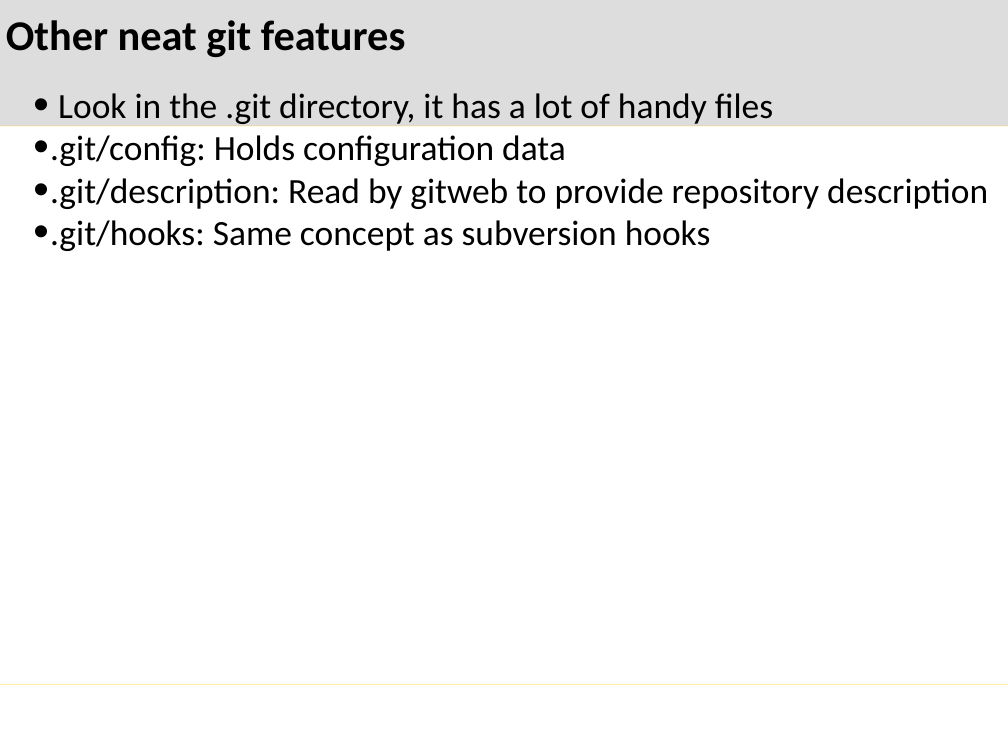
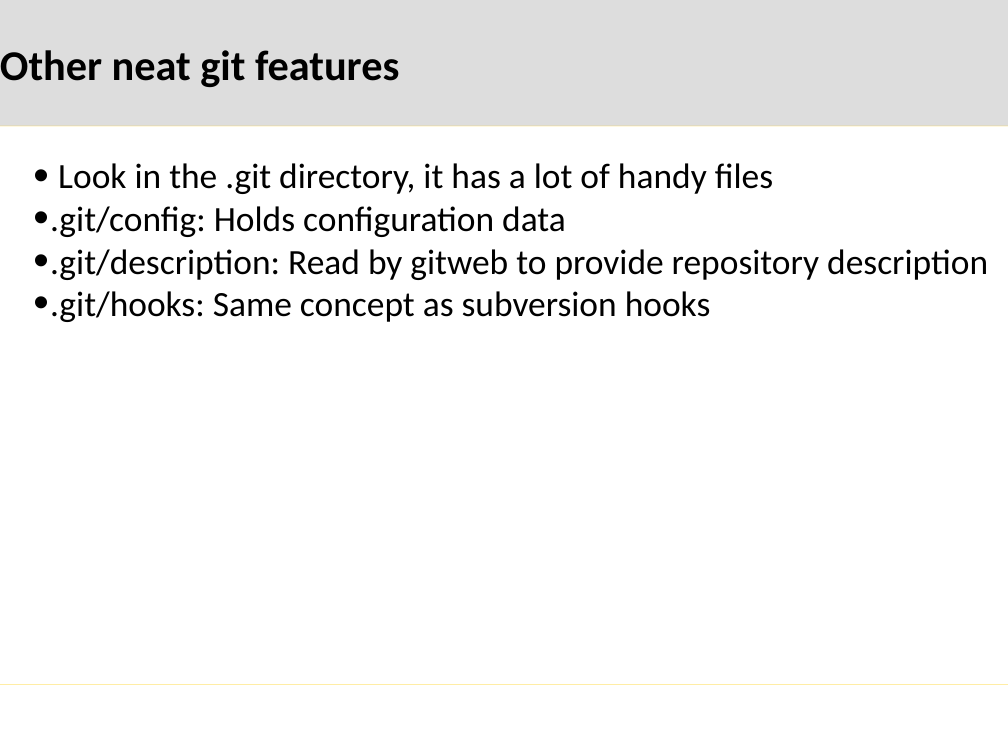
Before and after one commit to mglazer/GitPresentation, a slide deck: slide 38 of presentation.pptx (slide 26 before the commit). Drawn at 1008x756 pixels with LibreOffice and Linux fonts; fonts in the diff are those of the drawing; background and template pictures are left out. Boxes give left, top, right and bottom in pixels: in the first picture for what was removed or moved away, otherwise in the second. Text is boxed around its words. In the diff, an @@ line names an element or a change of style, - is before the commit and + after.

```diff
--- a/presentation.pptx
+++ b/presentation.pptx
@@ text "Other neat git features": place and size @@
-text "Other neat git features" at (6, 20, 405, 57)
+text "Other neat git features" at (0, 50, 399, 87)
@@ text "Look in the .git directory, ...": place and size @@
-text "Look in the .git directory, ..." at (50, 93, 988, 251)
+text "Look in the .git directory, ..." at (50, 163, 988, 322)
```
Also in this commit, not shown: 16 other slides changed, 12 slides added, 1 other file.
